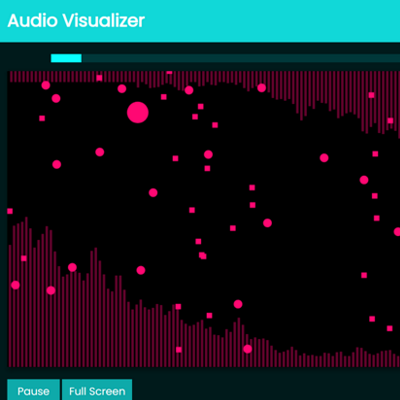
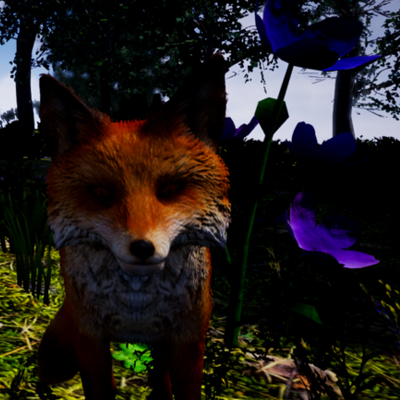
Layered file, before and after one edit (400 × 400). Changes by layer:
hid "audio visualizer", painted on it over [0,0,400,400]
added layer "Layer 11(pasted)" above "Layer 1" over [0,0,400,400]
